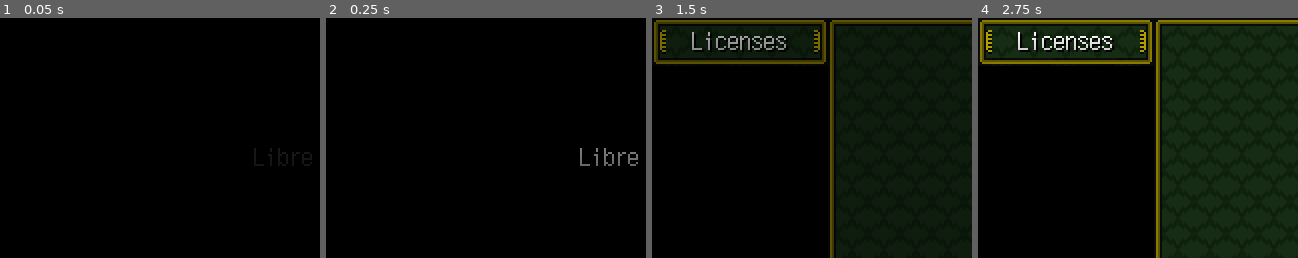
Above: before the commit, frames 1-4 (left to right).
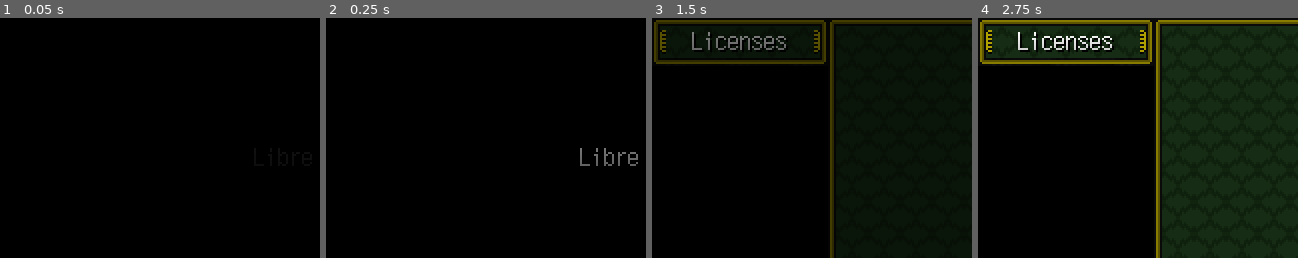
Above: after the commit, the same moments.

Repository: libre-nikki-devs/libre-nikki
Game: Godot game, scene res://scenes/maps/main_menu.tscn
The game is run twice, just before and just after one commit, with the same random seed, the same clock (stepped at 60 frames per second) and the same inputs.
Inputs:
- Up to frame 1 (0.05 s): no input
- Up to frame 2 (0.25 s): no input
- Up to frame 3 (1.5 s): tap Enter (accept) at 0.5 s; hold Up (up) 0.53-1.25 s; hold Enter (accept) 0.53-1.25 s; click "Settings" at 1.25 s
- Up to frame 4 (2.75 s): click "Play" at 2 s
The pictures show only the part of the screen within x 0-50%, y 0-50%; the shares and areas given below are measured in that part.

The runs differ from the first frame. In frame 3, 0.8% of the frame differs, in the area x 2-53%, y 5-15%; in frame 4, nothing differs.

Commit message:
Use AnimationPlayer for scene transitions

Diff:
--- a/scenes/game.tscn
+++ b/scenes/game.tscn
@@ -1,9 +1,91 @@
-[gd_scene load_steps=2 format=3 uid="uid://dhnn80wdox05k"]
+[gd_scene load_steps=6 format=3 uid="uid://dhnn80wdox05k"]
 
 [ext_resource type="Script" uid="uid://c305spui1e7hh" path="res://scripts/game.gd" id="1_w2k2j"]
 
-[node name="Game" type="Node"]
+[sub_resource type="Animation" id="Animation_yqjtg"]
+length = 0.001
+step = 0.0443
+tracks/0/type = "value"
+tracks/0/imported = false
+tracks/0/enabled = true
+tracks/0/path = NodePath("TransitionHandler/ColorRect:visible")
+tracks/0/interp = 1
+tracks/0/loop_wrap = true
+tracks/0/keys = {
+"times": PackedFloat32Array(0),
+"transitions": PackedFloat32Array(1),
+"update": 1,
+"values": [false]
+}
+
+[sub_resource type="Animation" id="Animation_uwrxv"]
+resource_name = "fade_in"
+step = 1.0
+tracks/0/type = "value"
+tracks/0/imported = false
+tracks/0/enabled = true
+tracks/0/path = NodePath("TransitionHandler/ColorRect:modulate")
+tracks/0/interp = 1
+tracks/0/loop_wrap = true
+tracks/0/keys = {
+"times": PackedFloat32Array(0, 1),
+"transitions": PackedFloat32Array(1, 1),
+"update": 0,
+"values": [Color(0, 0, 0, 1), Color(0, 0, 0, 0)]
+}
+tracks/1/type = "value"
+tracks/1/imported = false
+tracks/1/enabled = true
+tracks/1/path = NodePath("TransitionHandler/ColorRect:visible")
+tracks/1/interp = 1
+tracks/1/loop_wrap = true
+tracks/1/keys = {
+"times": PackedFloat32Array(0, 1),
+"transitions": PackedFloat32Array(1, 1),
+"update": 1,
+"values": [true, false]
+}
+
+[sub_resource type="Animation" id="Animation_lnu2h"]
+resource_name = "fade_out"
+step = 1.0
+tracks/0/type = "value"
+tracks/0/imported = false
+tracks/0/enabled = true
+tracks/0/path = NodePath("TransitionHandler/ColorRect:modulate")
+tracks/0/interp = 1
+tracks/0/loop_wrap = true
+tracks/0/keys = {
+"times": PackedFloat32Array(0, 1),
+"transitions": PackedFloat32Array(1, 1),
+"update": 0,
+"values": [Color(0, 0, 0, 0), Color(0, 0, 0, 1)]
+}
+tracks/1/type = "value"
+tracks/1/imported = false
+tracks/1/enabled = true
+tracks/1/path = NodePath("TransitionHandler/ColorRect:visible")
+tracks/1/interp = 1
+tracks/1/loop_wrap = true
+tracks/1/keys = {
+"times": PackedFloat32Array(0),
+"transitions": PackedFloat32Array(1),
+"update": 1,
+"values": [true]
+}
+
+[sub_resource type="AnimationLibrary" id="AnimationLibrary_yqjtg"]
+_data = {
+&"RESET": SubResource("Animation_yqjtg"),
+&"fade_in": SubResource("Animation_uwrxv"),
+&"fade_out": SubResource("Animation_lnu2h")
+}
+
+[node name="Game" type="CanvasLayer"]
 process_mode = 3
+layer = 100
+scale = Vector2(2, 2)
+transform = Transform2D(2, 0, 0, 2, 0, 0)
 script = ExtResource("1_w2k2j")
 
 [node name="AudioStreamPlayer" type="AudioStreamPlayer" parent="."]
@@ -11,26 +93,25 @@
 max_polyphony = 2
 bus = &"Music"
 
-[node name="CanvasLayer" type="CanvasLayer" parent="."]
-process_mode = 3
-layer = 100
-scale = Vector2(2, 2)
-transform = Transform2D(2, 0, 0, 2, 0, 0)
-
-[node name="ColorRect" type="ColorRect" parent="CanvasLayer"]
-z_index = 1
-anchors_preset = 15
-anchor_right = 1.0
-anchor_bottom = 1.0
-grow_horizontal = 2
-grow_vertical = 2
-mouse_filter = 2
-color = Color(0, 0, 0, 0)
-
 [node name="AcceptTimer" type="Timer" parent="."]
 one_shot = true
 
 [node name="CancelTimer" type="Timer" parent="."]
 
+[node name="TransitionHandler" type="AnimationPlayer" parent="."]
+libraries = {
+&"": SubResource("AnimationLibrary_yqjtg")
+}
+
+[node name="ColorRect" type="ColorRect" parent="TransitionHandler"]
+visible = false
+modulate = Color(0, 0, 0, 0)
+z_index = 1
+anchors_preset = -1
+anchor_right = 0.5
+anchor_bottom = 0.5
+grow_horizontal = 2
+grow_vertical = 2
+
 [connection signal="timeout" from="AcceptTimer" to="." method="_on_accept_timer_timeout"]
 [connection signal="timeout" from="CancelTimer" to="." method="_on_cancel_timer_timeout"]
--- a/scripts/game.gd
+++ b/scripts/game.gd
@@ -8,7 +8,7 @@
 #
 # You should have received a copy of the GNU General Public License along with Libre Nikki. If not, see <https://www.gnu.org/licenses/>.
 
-extends Node
+extends CanvasLayer
 
 ## An autoload singleton that handles the game's most important data as well as it provides functions specific to Libre Nikki.
 
@@ -26,8 +26,6 @@
 enum EFFECT { DEFAULT = 0, BIKE = 1 }
 
 enum SURFACE { SILENT = -1, DEFAULT, CONCRETE, METAL, GRASS, DIRT, SAND, WATER, SNOW, WOOD, CARPET }
-
-enum TRANSITION { FADE_IN, FADE_OUT }
 
 @onready var music: AudioStreamPlayer = get_node("AudioStreamPlayer")
 
@@ -49,13 +47,10 @@
 
 var cancel_events: Array[Callable] = []
 
-@onready var canvas_layer: CanvasLayer = get_node("CanvasLayer")
-
-@onready var transitionrect: ColorRect = get_node("CanvasLayer/ColorRect")
+@onready var transition_handler: AnimationPlayer = get_node("TransitionHandler")
 
 signal accept_held()
 signal cancel_held()
-signal transition_finished()
 
 @onready var accept_timer: Timer = get_node("AcceptTimer")
 @onready var cancel_timer: Timer = get_node("CancelTimer")
@@ -156,10 +151,9 @@
 func wake_up() -> void:
 	persistent_data["player_data"] = {}
 	persistent_data["world_data"] = {}
-
-	transition(TRANSITION.FADE_OUT, 1.0)
+	transition_handler.play("fade_out")
 	get_tree().paused = true
-	await transition_finished
+	await transition_handler.animation_finished
 	world.change_world("Sakutsuki's Room", false, [])
 
 # WIP
@@ -195,26 +189,10 @@
 	await tween.finished
 	music.stop()
 
-## Make a transition.
-func transition(transition_type: TRANSITION, duration: float):
-	match transition_type:
-		TRANSITION.FADE_IN:
-			transitionrect.color = Color(0, 0, 0, 1)
-			var tween: Tween = create_tween()
-			tween.tween_property(transitionrect, "color:a", 0, duration)
-			await tween.finished
-			transition_finished.emit()
-		TRANSITION.FADE_OUT:
-			transitionrect.color = Color(0, 0, 0, 0)
-			var tween: Tween = create_tween()
-			tween.tween_property(transitionrect, "color:a", 1, duration)
-			await tween.finished
-			transition_finished.emit()
-
 ## Open settings menu.
 func open_settings(focus):
 	var settings_menu: Control
 	settings_menu = preload("res://scenes/settings.tscn").instantiate()
 	settings_menu.focus = focus
-	canvas_layer.add_child(settings_menu)
-	transition(Game.TRANSITION.FADE_IN, 0.1)
+	add_child(settings_menu)
+	transition_handler.play("fade_in", -1, 10.0)
--- a/scripts/maps/main_menu.gd
+++ b/scripts/maps/main_menu.gd
@@ -21,8 +21,8 @@
 	version_label.text = ProjectSettings.get_setting("application/config/version")
 
 	Game.persistent_data.clear()
-	Game.transition(Game.TRANSITION.FADE_IN, 0.5)
-	await Game.transition_finished
+	Game.transition_handler.play("fade_in", -1, 2.0)
+	await Game.transition_handler.animation_finished
 	menu_container.visible = true
 	var tween: Tween = create_tween()
 	tween.tween_property(menu_container, "size", Vector2(72, 72), 0.15)
@@ -50,11 +50,11 @@
 			child.mouse_filter = Control.MOUSE_FILTER_IGNORE
 
 	if button != quit_button:
-		Game.transition(Game.TRANSITION.FADE_OUT, 0.1)
+		Game.transition_handler.play("fade_out", -1, 10.0)
 	else:
-		Game.transition(Game.TRANSITION.FADE_OUT, 0.5)
+		Game.transition_handler.play("fade_out", -1, 2.0)
 
-	await Game.transition_finished
+	await Game.transition_handler.animation_finished
 
 	for child: Control in button.get_parent().get_children():
 		if child != button:
--- a/scripts/maps/nexus.gd
+++ b/scripts/maps/nexus.gd
@@ -8,14 +8,14 @@
 			player.face(Game.DIRECTION.DOWN)
 
 	get_tree().paused = true
-	Game.transition(Game.TRANSITION.FADE_IN, 1.0)
-	await Game.transition_finished
+	Game.transition_handler.play("fade_in")
+	await Game.transition_handler.animation_finished
 	get_tree().paused = false
 
 func _on_door_opened() -> void:
-	Game.transition(Game.TRANSITION.FADE_OUT, 1.0)
+	Game.transition_handler.play("fade_out")
 	get_tree().paused = true
-	await Game.transition_finished
+	await Game.transition_handler.animation_finished
 	change_world("Sakutsuki's Dream Room")
 
 func _on_bike_body_interacted(body: Node2D) -> void:
--- a/scripts/maps/sakutsuki's room.gd
+++ b/scripts/maps/sakutsuki's room.gd
@@ -10,8 +10,8 @@
 		if Game.persistent_data["world_visits"].has(self.name):
 			if Game.persistent_data["world_visits"][self.name] > 1:
 				greeting.visible = false
-				Game.transition(Game.TRANSITION.FADE_IN, 1.0)
-				await Game.transition_finished
+				Game.transition_handler.play("fade_in")
+				await Game.transition_handler.animation_finished
 				get_tree().paused = false
 				return
 
@@ -19,8 +19,8 @@
 	greeting.visible = true
 	greeting_label.grab_focus()
 	player.is_busy = true
-	Game.transition(Game.TRANSITION.FADE_IN, 1.0)
-	await Game.transition_finished
+	Game.transition_handler.play("fade_in")
+	await Game.transition_handler.animation_finished
 	get_tree().paused = false
 
 func _input(event: InputEvent) -> void:
@@ -31,11 +31,11 @@
 			match focus_owner.get_parent():
 				greeting:
 					get_tree().paused = true
-					Game.transition(Game.TRANSITION.FADE_OUT, 0.5)
-					await Game.transition_finished
+					Game.transition_handler.play("fade_out", -1, 2.0)
+					await Game.transition_handler.animation_finished
 					greeting.visible = false
-					Game.transition(Game.TRANSITION.FADE_IN, 0.5)
-					await Game.transition_finished
+					Game.transition_handler.play("fade_in", -1, 2.0)
+					await Game.transition_handler.animation_finished
 					get_tree().paused = false
 					player.is_busy = false
 
@@ -46,8 +46,8 @@
 func _on_bed_body_interacted(body: Node2D) -> void:
 	if body is YumePlayer:
 		get_tree().paused = true
-		Game.transition(Game.TRANSITION.FADE_OUT, 1.0)
-		await Game.transition_finished
+		Game.transition_handler.play("fade_out")
+		await Game.transition_handler.animation_finished
 		get_tree().paused = false
 
 		if Game.persistent_data.has("player_data"):
--- a/scripts/maps/sakutsuki's_dream_room.gd
+++ b/scripts/maps/sakutsuki's_dream_room.gd
@@ -9,12 +9,12 @@
 			player.face(Game.DIRECTION.DOWN)
 
 	get_tree().paused = true
-	Game.transition(Game.TRANSITION.FADE_IN, 1.0)
-	await Game.transition_finished
+	Game.transition_handler.play("fade_in")
+	await Game.transition_handler.animation_finished
 	get_tree().paused = false
 
 func _on_door_opened() -> void:
-	Game.transition(Game.TRANSITION.FADE_OUT, 1.0)
+	Game.transition_handler.play("fade_out")
 	get_tree().paused = true
-	await Game.transition_finished
+	await Game.transition_handler.animation_finished
 	change_world("Nexus")
--- a/scripts/menu.gd
+++ b/scripts/menu.gd
@@ -110,9 +110,8 @@
 			child.focus_mode = Control.FOCUS_NONE
 			child.mouse_filter = Control.MOUSE_FILTER_IGNORE
 
-	Game.transition(Game.TRANSITION.FADE_OUT, 0.1)
-
-	await Game.transition_finished
+	Game.transition_handler.play("fade_out", -1, 10.0)
+	await Game.transition_handler.animation_finished
 
 	for child: Control in button.get_parent().get_children():
 		if child != button:
@@ -155,9 +154,9 @@
 	Game.open_settings(settings_button)
 
 func close_menu():
-	Game.transition(Game.TRANSITION.FADE_OUT, 0.1)
-	await Game.transition_finished
-	Game.transition(Game.TRANSITION.FADE_IN, 0.1)
+	Game.transition_handler.play("fade_out", -1, 10.0)
+	await Game.transition_handler.animation_finished
+	Game.transition_handler.play("fade_in", -1, 10.0)
 	get_tree().paused = false
 	queue_free()
 
--- a/scripts/sakutsuki.gd
+++ b/scripts/sakutsuki.gd
@@ -86,11 +86,11 @@
 
 func open_menu() -> void:
 	if Game.cancel_events.is_empty():
-		Game.transition(Game.TRANSITION.FADE_OUT, 0.1)
-		await Game.transition_finished
+		Game.transition_handler.play("fade_out", -1, 10.0)
+		await Game.transition_handler.animation_finished
 		menu = preload("res://scenes/menu.tscn").instantiate()
-		Game.canvas_layer.add_child(menu)
-		Game.transition(Game.TRANSITION.FADE_IN, 0.1)
+		Game.add_child(menu)
+		Game.transition_handler.play("fade_in", -1, 10.0)
 		get_tree().paused = true
 	else:
 		if Game.cancel_events.front().get_argument_count() > 0:
--- a/scripts/settings.gd
+++ b/scripts/settings.gd
@@ -58,21 +58,21 @@
 		if focus_owner:
 			match focus_owner.get_parent():
 				scroll:
-					Game.transition(Game.TRANSITION.FADE_OUT, 0.1)
-					await Game.transition_finished
+					Game.transition_handler.play("fade_out", -1, 10.0)
+					await Game.transition_handler.animation_finished
 					license_thingy.hide()
 					scroll.hide()
 					licenses_button.grab_focus()
-					Game.transition(Game.TRANSITION.FADE_IN, 0.1)
+					Game.transition_handler.play("fade_in", -1, 10.0)
 				licenses_menu:
 					licenses_button.grab_focus()
 				side_menu:
 					close_menu()
 
 func close_menu():
-	Game.transition(Game.TRANSITION.FADE_OUT, 0.1)
-	await Game.transition_finished
-	Game.transition(Game.TRANSITION.FADE_IN, 0.1)
+	Game.transition_handler.play("fade_out", -1, 10.0)
+	await Game.transition_handler.animation_finished
+	Game.transition_handler.play("fade_in", -1, 10.0)
 	focus.grab_focus()
 	queue_free()
 
@@ -83,11 +83,11 @@
 		licenses_menu.get_child(0).grab_focus()
 
 func _on_license_pressed(license: String) -> void:
-	Game.transition(Game.TRANSITION.FADE_OUT, 0.1)
-	await Game.transition_finished
+	Game.transition_handler.play("fade_out", -1, 10.0)
+	await Game.transition_handler.animation_finished
 	var file = FileAccess.open("res://LICENSES/" + license, FileAccess.READ)
 	license_thingy.show()
 	scroll.show()
 	license_label.text = file.get_as_text()
 	license_label.grab_focus()
-	Game.transition(Game.TRANSITION.FADE_IN, 0.1)
+	Game.transition_handler.play("fade_in", -1, 10.0)
